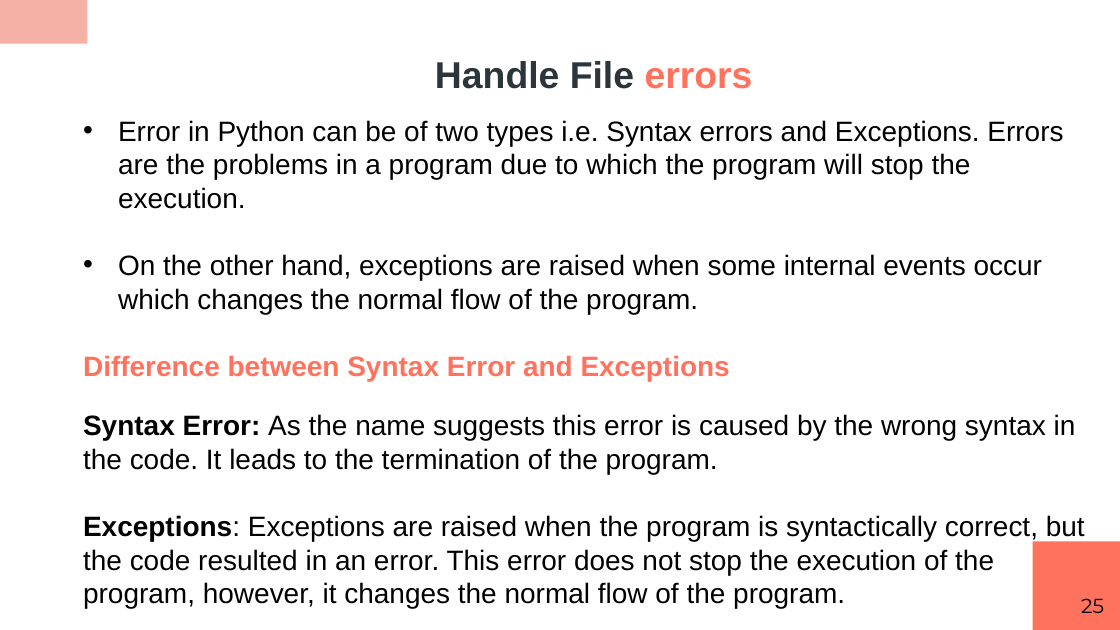
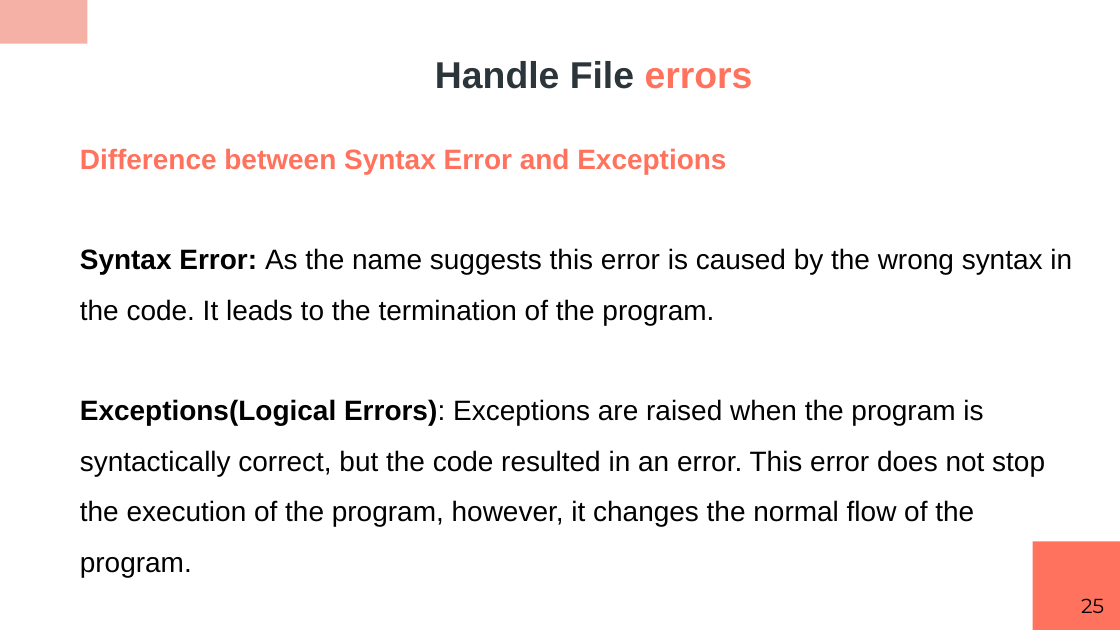
Before and after one commit to RashmivernekarN/ai_with_python_keonics, a slide deck: slide 25 of module2/ppt/Python Scripting.pptx. Drawn at 1120x630 pixels with LibreOffice and Linux fonts; fonts in the diff are those of the drawing. Boxes give left, top, right and bottom in pixels: in the first picture for what was removed or moved away, otherwise in the second. Text is boxed around its words. In the diff, an @@ line names an element or a change of style, - is before the commit and + after.

```diff
--- a/module2/ppt/Python Scripting.pptx
+++ b/module2/ppt/Python Scripting.pptx
@@ text "Difference between Syntax Error and ...": place and size @@
-text "Difference between Syntax Error and ..." at (83, 120, 1085, 609)
+text "Difference between Syntax Error and ..." at (80, 148, 1072, 577)
@@ text at (80, 148, 1072, 325): line spacing 1 to 1.5 @@
@@ text at (118, 120, 1063, 314): paragraphs removed @@
-• Error in Python can be of two types i.e. Syntax errors and Exceptions. Errors are the problems in a program due to which the program will stop the execution.
-• On the other hand, exceptions are raised when some internal events occur which changes the normal flow of the program.
@@ text at (80, 399, 1045, 577): text changed @@
-Exceptions: Exceptions are raised when the program is syntactically correct, but the code resulted in an error. This error does not stop the execution of the program, however, it changes the normal flow of the program.
+Exceptions(Logical Errors): Exceptions are raised when the program is syntactically correct, but the code resulted in an error. This error does not stop the execution of the program, however, it changes the normal flow of the program.
```
Also in this commit, not shown: 27 other slides changed, 39 slides added, 4 slides removed, 4 other files.
